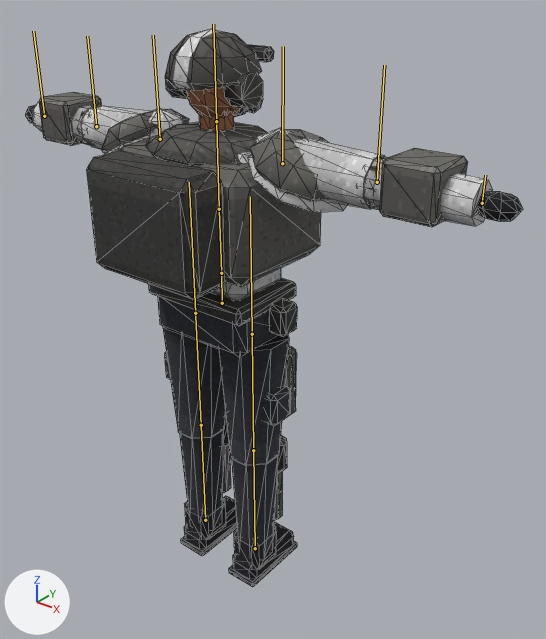
Two versions of the glTF model assets/models/crew/bulwark.glb, one commit apart.
Camera for both pictures: a 50 mm camera at (1.55, -1.67, 2.11) aimed at (0.13, 0.11, 1.01). The lights are fixed; the arrows at lower left show +X, +Y and +Z. The older version comes first. The bones that change, and the others that lie on the model, are drawn over the model as lines. Mesh edges are drawn as thin lines.

The first picture shows 'body'.
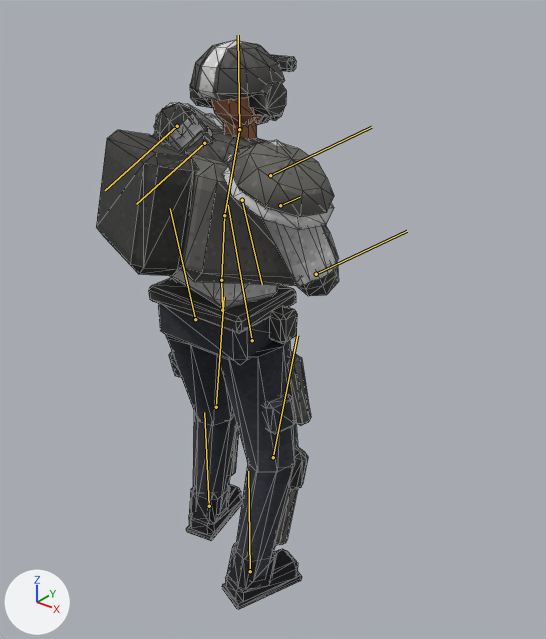
The newer file adds an action. The first version stands in its rest pose; the second is drawn at frame 48 of the action 'reload_smg'.

Scene script edits in JSON lines:
```json
{"block": "bone_hips", "where": "bone_hips = bpy.data.objects['bulwark'].pose.bones['hips']"}
{"op": "set", "path": "bone_hips.location", "old": "(0.0, 0.0, 0.0)", "new": "(0.0, -0.025, 0.0)"}
{"block": "bone_spine", "where": "bone_spine = bpy.data.objects['bulwark'].pose.bones['spine']  # child of 'hips'"}
{"op": "set", "path": "bone_spine.rotation_quaternion", "old": "(1.0, 0.0, 0.0, 0.0)", "new": "(0.993, -0.045, -0.109, -0.005)", "note": "degrees (0, 0, 0) -> degrees (-5, -13, 0)"}
{"block": "bone_chest", "where": "bone_chest = bpy.data.objects['bulwark'].pose.bones['chest']  # child of 'spine'"}
{"op": "set", "path": "bone_chest.rotation_quaternion", "old": "(1.0, 0.0, 0.0, 0.0)", "new": "(0.992, -0.068, -0.109, -0.007)", "note": "degrees (0, 0, 0) -> degrees (-8, -13, 0)"}
{"block": "bone_head", "where": "bone_head = bpy.data.objects['bulwark'].pose.bones['head']  # child of 'chest'"}
{"op": "set", "path": "bone_head.rotation_quaternion", "old": "(1.0, 0.0, 0.0, 0.0)", "new": "(0.97, 0.112, 0.216, 0.015)", "note": "degrees (0, 0, 0) -> degrees (14, 25, 5)"}
{"block": "bone_upper_arm_l", "where": "bone_upper_arm_l = bpy.data.objects['bulwark'].pose.bones['upper_arm_l']  # child of 'chest'"}
{"op": "set", "path": "bone_upper_arm_l.rotation_quaternion", "old": "(1.0, 0.0, 0.0, 0.0)", "new": "(0.01, -0.355, 0.331, 0.874)", "note": "degrees (0, 0, 0) -> degrees (47, 39, -164)"}
{"block": "bone_forearm_l", "where": "bone_forearm_l = bpy.data.objects['bulwark'].pose.bones['forearm_l']  # child of 'upper_arm_l'"}
{"op": "set", "path": "bone_forearm_l.rotation_quaternion", "old": "(1.0, 0.0, 0.0, 0.0)", "new": "(0.557, 0.0, -0.83, 0.0)", "note": "degrees (0, 0, 0) -> degrees (0, -112, 0)"}
{"block": "bone_hand_l", "where": "bone_hand_l = bpy.data.objects['bulwark'].pose.bones['hand_l']  # child of 'forearm_l'"}
{"op": "set", "path": "bone_hand_l.rotation_quaternion", "old": "(1.0, 0.0, 0.0, 0.0)", "new": "(0.824, 0.085, -0.232, 0.509)", "note": "degrees (0, 0, 0) -> degrees (-6, -28, 65)"}
{"block": "bone_upper_arm_r", "where": "bone_upper_arm_r = bpy.data.objects['bulwark'].pose.bones['upper_arm_r']  # child of 'chest'"}
{"op": "set", "path": "bone_upper_arm_r.rotation_quaternion", "old": "(1.0, 0.0, 0.0, 0.0)", "new": "(0.754, -0.291, 0.47, -0.354)", "note": "degrees (0, 0, 0) -> degrees (-63, 30, -69)"}
{"block": "bone_forearm_r", "where": "bone_forearm_r = bpy.data.objects['bulwark'].pose.bones['forearm_r']  # child of 'upper_arm_r'"}
{"op": "set", "path": "bone_forearm_r.rotation_quaternion", "old": "(1.0, 0.0, 0.0, 0.0)", "new": "(0.4, 0.0, 0.917, 0.0)", "note": "degrees (0, 0, 0) -> degrees (0, 133, 0)"}
{"block": "bone_hand_r", "where": "bone_hand_r = bpy.data.objects['bulwark'].pose.bones['hand_r']  # child of 'forearm_r'"}
{"op": "set", "path": "bone_hand_r.rotation_quaternion", "old": "(1.0, 0.0, 0.0, 0.0)", "new": "(0.733, 0.0, -0.663, 0.154)", "note": "degrees (0, 0, 0) -> degrees (-59, -76, 72)"}
{"block": "bone_thigh_l", "where": "bone_thigh_l = bpy.data.objects['bulwark'].pose.bones['thigh_l']  # child of 'hips'"}
{"op": "set", "path": "bone_thigh_l.rotation_quaternion", "old": "(1.0, 0.0, 0.0, 0.0)", "new": "(0.983, 0.147, 0.101, -0.033)", "note": "degrees (0, 0, 0) -> degrees (17, 12, -2)"}
{"block": "bone_shin_l", "where": "bone_shin_l = bpy.data.objects['bulwark'].pose.bones['shin_l']  # child of 'thigh_l'"}
{"op": "set", "path": "bone_shin_l.rotation_quaternion", "old": "(1.0, 0.0, 0.0, 0.0)", "new": "(0.977, -0.214, 0.0, 0.0)", "note": "degrees (0, 0, 0) -> degrees (-25, 0, 0)"}
{"block": "bone_foot_l", "where": "bone_foot_l = bpy.data.objects['bulwark'].pose.bones['foot_l']  # child of 'shin_l'"}
{"op": "set", "path": "bone_foot_l.rotation_quaternion", "old": "(1.0, 0.0, 0.0, 0.0)", "new": "(0.998, 0.065, -0.001, 0.018)", "note": "degrees (0, 0, 0) -> degrees (7, 0, 2)"}
{"block": "bone_thigh_r", "where": "bone_thigh_r = bpy.data.objects['bulwark'].pose.bones['thigh_r']  # child of 'hips'"}
{"op": "set", "path": "bone_thigh_r.rotation_quaternion", "old": "(1.0, 0.0, 0.0, 0.0)", "new": "(0.982, 0.046, -0.17, 0.06)", "note": "degrees (0, 0, 0) -> degrees (4, -20, 6)"}
{"block": "bone_shin_r", "where": "bone_shin_r = bpy.data.objects['bulwark'].pose.bones['shin_r']  # child of 'thigh_r'"}
{"op": "set", "path": "bone_shin_r.rotation_quaternion", "old": "(1.0, 0.0, 0.0, 0.0)", "new": "(0.981, -0.194, 0.0, 0.0)", "note": "degrees (0, 0, 0) -> degrees (-22, 0, 0)"}
{"block": "bone_foot_r", "where": "bone_foot_r = bpy.data.objects['bulwark'].pose.bones['foot_r']  # child of 'shin_r'"}
{"op": "set", "path": "bone_foot_r.rotation_quaternion", "old": "(1.0, 0.0, 0.0, 0.0)", "new": "(0.989, 0.14, 0.007, -0.051)", "note": "degrees (0, 0, 0) -> degrees (16, 2, -6)"}
```

Where the change shows, as pixel boxes [x1, y1, x2, y2] in the pictures (546 x 639 px):
```json
{"object": "body", "change": "posed", "before": [25, 29, 523, 587], "after": [96, 39, 339, 609], "on screen": "51% narrower"}
{"bone": "hips", "before": "(222, 303) to (221, 273)", "after": "(222, 310) to (221, 280)"}
{"bone": "spine", "before": "(221, 273) to (219, 209)", "after": "(221, 280) to (224, 215)"}
{"bone": "chest", "before": "(219, 209) to (216, 121)", "after": "(224, 215) to (239, 129)"}
{"bone": "head", "before": "(216, 121) to (213, 24)", "after": "(239, 129) to (238, 35)"}
{"bone": "upper_arm_l", "before": "(160, 139) to (153, 35)", "after": "(204, 143) to (136, 204)"}
{"bone": "forearm_l", "before": "(96, 126) to (87, 36)", "after": "(177, 126) to (105, 190)"}
{"bone": "hand_l", "before": "(44, 116) to (33, 31)", "after": "(242, 200) to (262, 284)"}
{"bone": "upper_arm_r", "before": "(282, 163) to (283, 46)", "after": "(270, 175) to (371, 127)"}
{"bone": "forearm_r", "before": "(377, 182) to (384, 65)", "after": "(316, 274) to (407, 231)"}
{"bone": "hand_r", "before": "(482, 203) to (485, 175)", "after": "(280, 205) to (300, 197)"}
{"bone": "thigh_l", "before": "(195, 313) to (189, 182)", "after": "(195, 319) to (170, 208)"}
{"bone": "shin_l", "before": "(201, 425) to (195, 315)", "after": "(216, 407) to (224, 297)"}
{"bone": "foot_l", "before": "(205, 520) to (201, 425)", "after": "(209, 506) to (204, 412)"}
{"bone": "thigh_r", "before": "(252, 334) to (250, 196)", "after": "(252, 340) to (228, 205)"}
{"bone": "shin_r", "before": "(253, 450) to (252, 336)", "after": "(273, 457) to (297, 335)"}
{"bone": "foot_r", "before": "(255, 548) to (253, 450)", "after": "(250, 571) to (248, 471)"}
```
